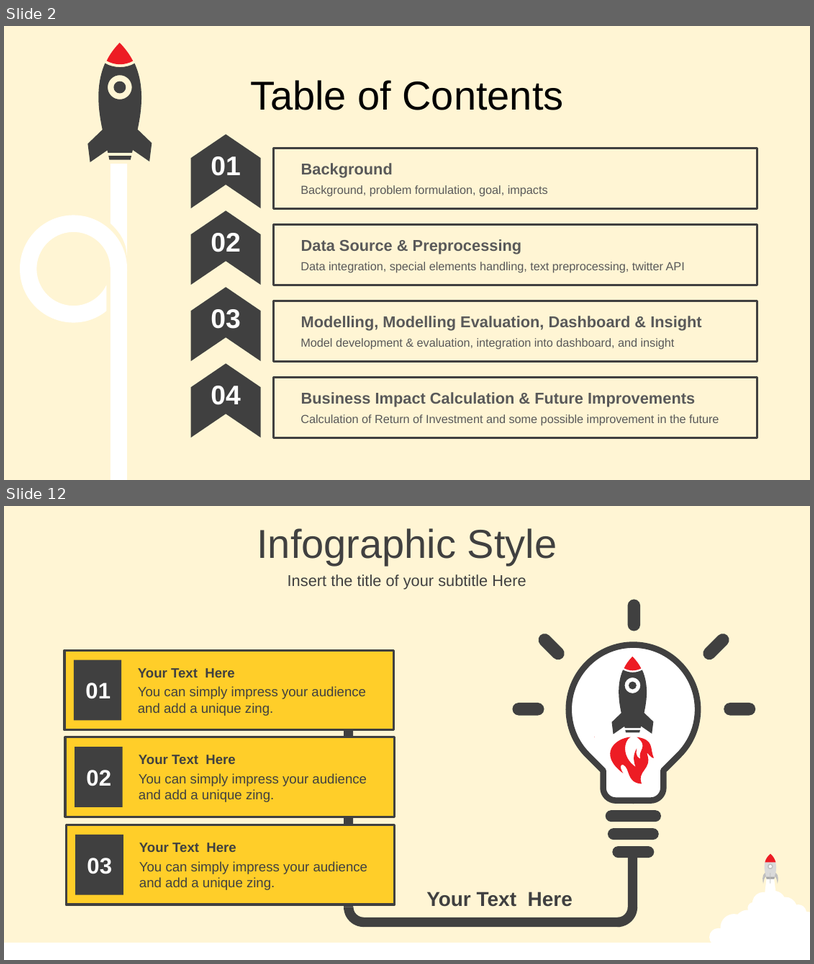
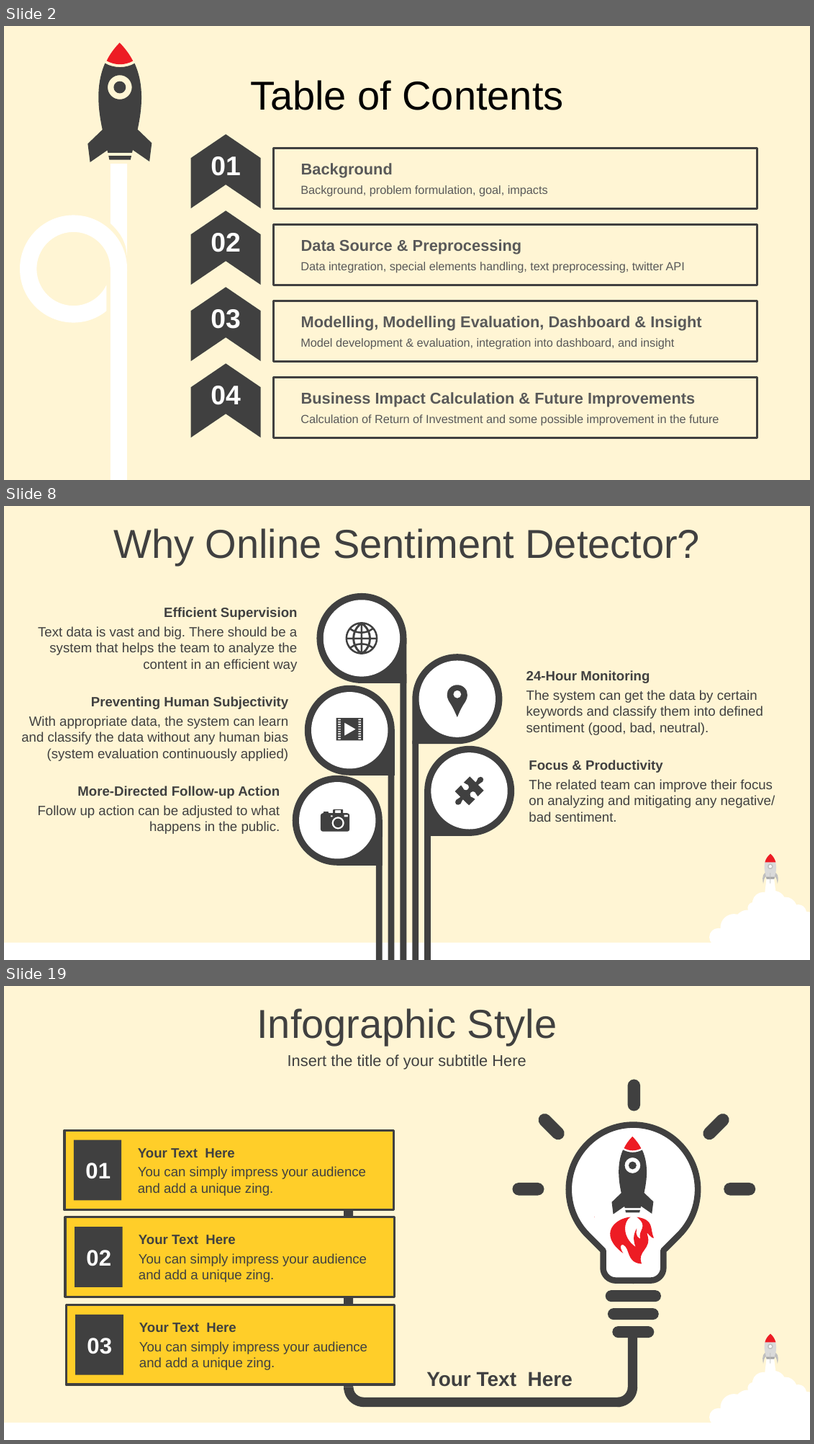
Before and after one commit to Damianus04/data-science-purwadhika-final-project, a slide deck: 0-Final-Project-Presentation.pptx. Shown one above the other, each under a label of ours: slides 2 and 12 before the commit, slides 2, 8 and 19 after it; the slides between them are not shown. The pictures are 814x964 and 814x1444 pixels, drawn with LibreOffice and Linux fonts; fonts in the diff are those of the drawing. Boxes give left, top, right and bottom in pixels: in the first picture for what was removed or moved away, otherwise in the second. Text is boxed around its words. In the diff, an @@ line names an element or a change of style, - is before the commit and + after.

```diff
--- a/0-Final-Project-Presentation.pptx
+++ b/0-Final-Project-Presentation.pptx
@@ slide 8 added at <box>4,506,810,960</box>, background #FFF5D4; not listed: 9 template elements that a slide beside it also shows @@
@@ text added at <box>113,528,700,565</box>, 36 pt, text #404040 @@
+Why Online Sentiment Detector?
@@ text added at <box>164,607,298,620</box>, 12 pt, text #404040, bold @@
+Efficient Supervision
@@ teardrop added at <box>317,593,407,683</box>, fill #404040 @@
@@ ellipse added at <box>324,600,400,676</box>, fill #FFFFFF @@
@@ text added at <box>38,626,297,672</box>, 12 pt, text #404040 @@
+Text data is vast and big. There should be a system that helps the team to analyze the content in an efficient way
@@ freeform shape added at <box>346,622,378,654</box>, fill #404040 @@
@@ teardrop added at <box>413,654,503,744</box>, fill #404040 @@
@@ rectangle added at <box>401,674,407,959</box>, fill #404040 @@
@@ ellipse added at <box>419,661,496,737</box>, fill #FFFFFF @@
@@ text added at <box>527,670,650,683</box>, 12 pt, text #404040, bold @@
+24-Hour Monitoring
@@ text added at <box>91,696,289,709</box>, 12 pt, text #404040, bold @@
+Preventing Human Subjectivity
@@ teardrop added at <box>305,685,395,775</box>, fill #404040 @@
@@ ellipse added at <box>311,692,388,768</box>, fill #FFFFFF @@
@@ freeform shape added at <box>439,680,476,717</box>, fill #404040 @@
@@ text added at <box>527,690,764,735</box>, 12 pt, text #404040 @@
+The system can get the data by certain keywords and classify them into defined sentiment (good, bad, neutral).
@@ text added at <box>21,716,288,761</box>, 12 pt, text #404040 @@
+With appropriate data, the system can learn and classify the data without any human bias (system evaluation continuously applied)
@@ freeform shape added at <box>336,718,363,741</box>, fill #404040 @@
@@ rectangle added at <box>388,741,395,960</box>, fill #404040 @@
@@ rectangle added at <box>413,741,419,960</box>, fill #404040 @@
@@ teardrop added at <box>425,746,515,836</box>, fill #404040 @@
@@ ellipse added at <box>432,753,508,829</box>, fill #FFFFFF @@
@@ text added at <box>529,759,664,772</box>, 12 pt, text #404040, bold @@
+Focus & Productivity
@@ text added at <box>77,785,280,798</box>, 12 pt, text #404040, bold @@
+More-Directed Follow-up Action
@@ teardrop added at <box>293,775,383,866</box>, fill #404040 @@
@@ ellipse added at <box>299,782,376,858</box>, fill #FFFFFF @@
@@ freeform shape added at <box>449,771,489,811</box>, fill #404040 @@
@@ text added at <box>529,779,776,821</box>, 12 pt, text #404040 @@
+The related team can improve their focus on analyzing and mitigating any negative/bad sentiment.
@@ text added at <box>38,805,280,834</box>, 12 pt, text #404040 @@
+Follow up action can be adjusted to what happens in the public.
@@ freeform shape added at <box>321,809,350,831</box>, fill #404040 @@
@@ rectangle added at <box>376,823,383,959</box>, fill #404040 @@
@@ rectangle added at <box>425,823,432,959</box>, fill #404040 @@
@@ what was slide 12 is now slide 19 @@
```
Also in this commit, not shown: 3 slides changed, 16 other slides added, 3 other files.
